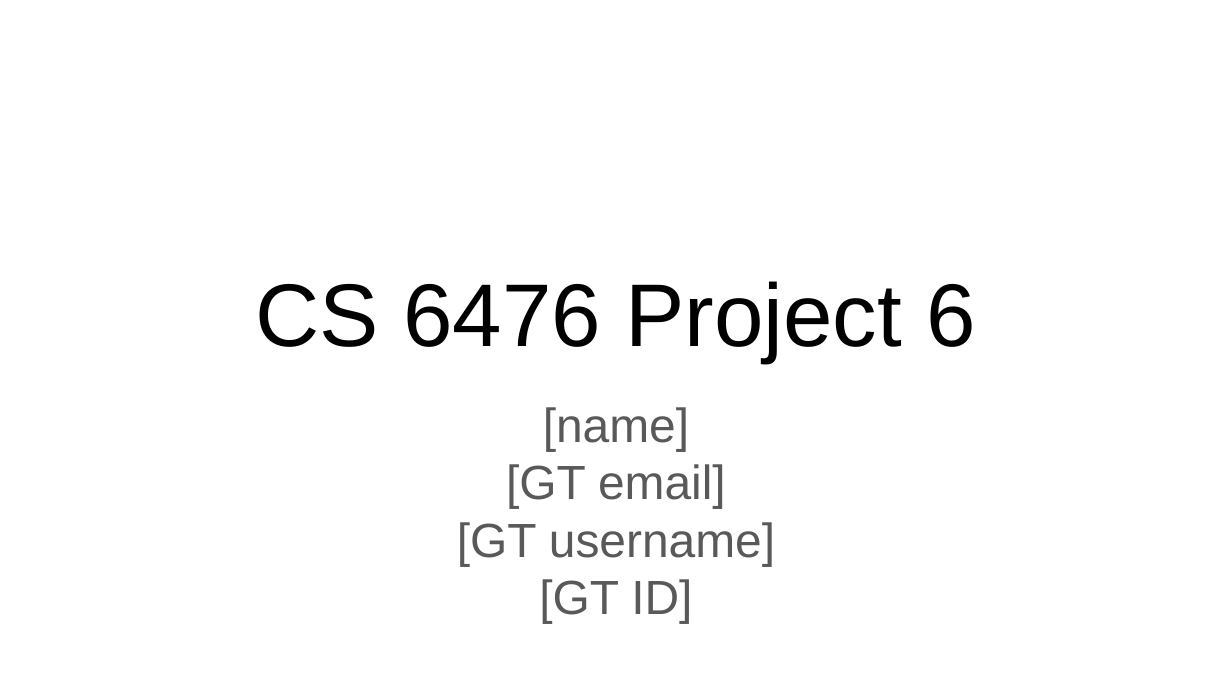
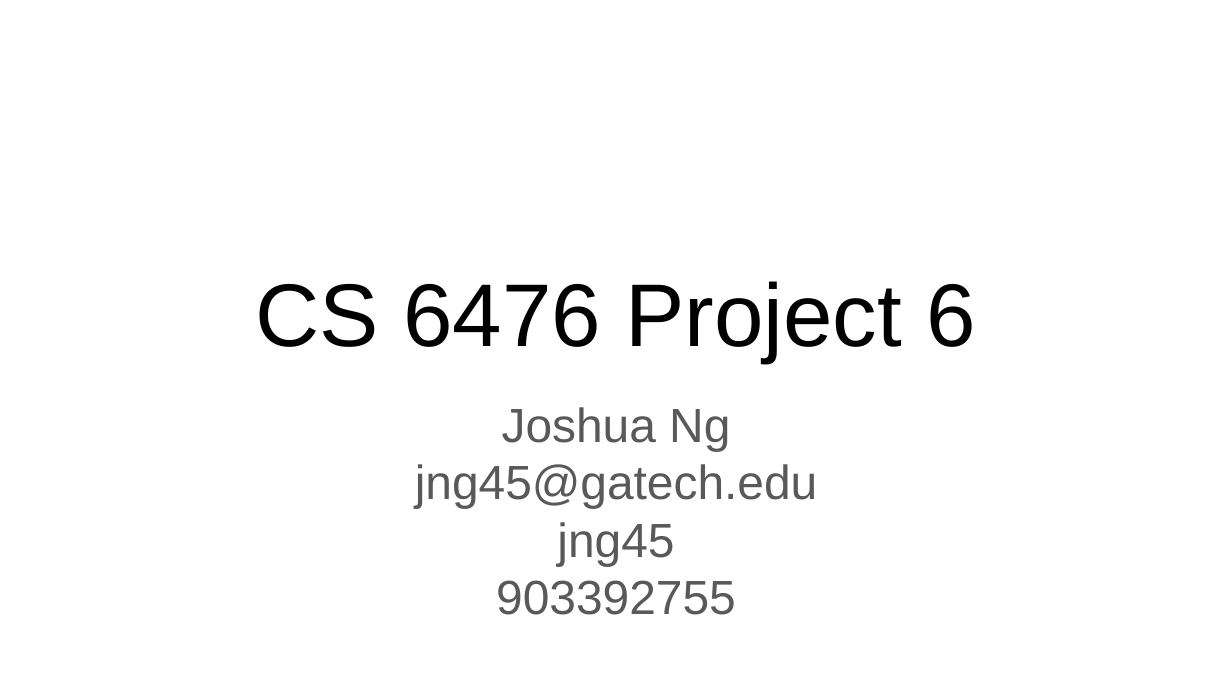
Before and after one commit to josh-ing/Semantic_Segmentation_project, a slide deck: slide 1 of proj5_report.pptx. Drawn at 1232x693 pixels with LibreOffice and Linux fonts; fonts in the diff are those of the drawing. Boxes give left, top, right and bottom in pixels: in the first picture for what was removed or moved away, otherwise in the second. Text is boxed around its words. In the diff, an @@ line names an element or a change of style, - is before the commit and + after.

```diff
--- a/proj5_report.pptx
+++ b/proj5_report.pptx
@@ subtitle at box(415, 407, 818, 615): text changed @@
-[name]
-[GT email]
-[GT username]
-[GT ID]
+Joshua Ng
+jng45@gatech.edu
+jng45
+903392755
```
Also in this commit, not shown: 4 other slides changed.
